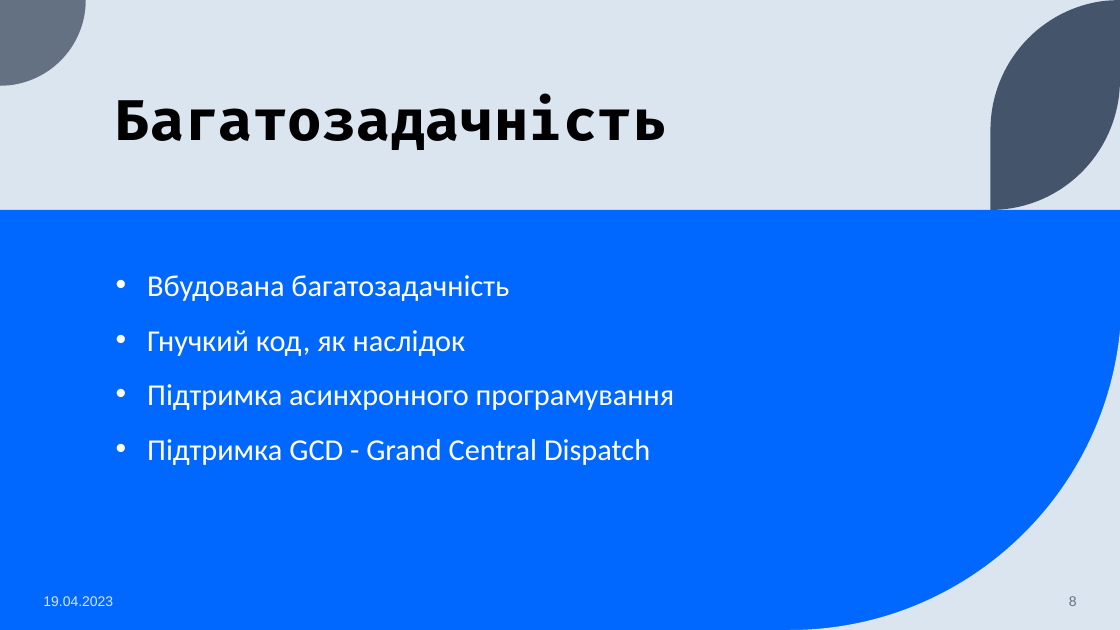
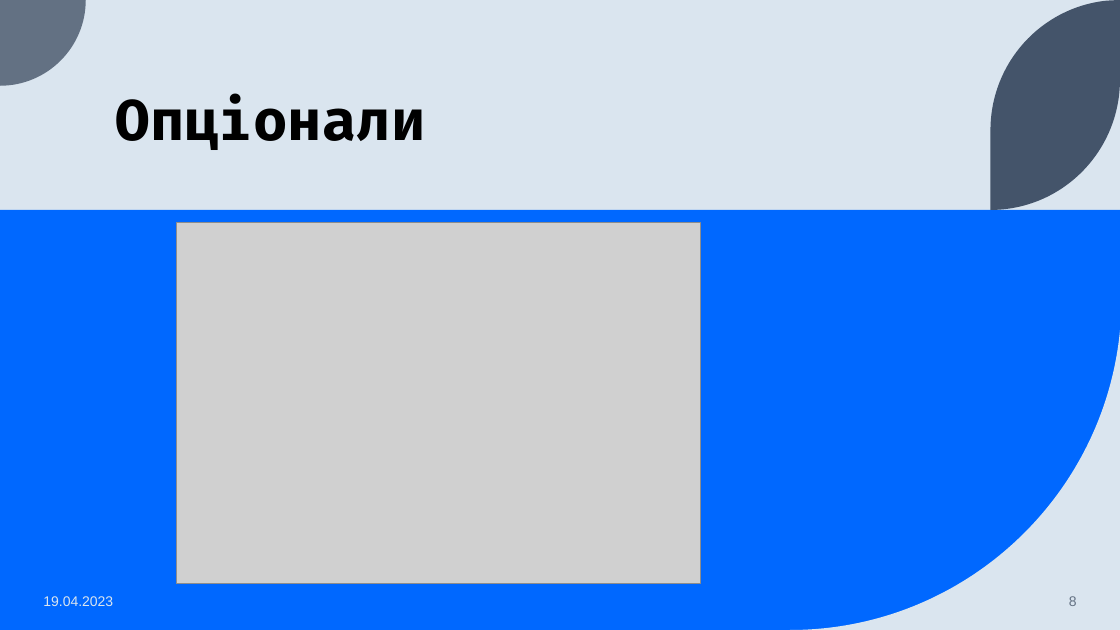
Before and after one commit to seesmof/University-Universytet, a slide deck: slide 8 of year1-term2/SS/ct1/presentation.pptx. Drawn at 1120x630 pixels with LibreOffice and Linux fonts; fonts in the diff are those of the drawing; grey boxes stand for pictures. Boxes give left, top, right and bottom in pixels: in the first picture for what was removed or moved away, otherwise in the second. Text is boxed around its words. In the diff, an @@ line names an element or a change of style, - is before the commit and + after.

```diff
--- a/year1-term2/SS/ct1/presentation.pptx
+++ b/year1-term2/SS/ct1/presentation.pptx
@@ title at box(116, 95, 426, 150): text changed @@
-Багатозадачність
+Опціонали
@@ picture added at box(176, 223, 700, 585) @@
@@ text removed at box(147, 275, 675, 465) @@
-• Вбудована багатозадачність
-• Гнучкий код, як наслідок
-• Підтримка асинхронного програмування
-• Підтримка GCD - Grand Central Dispatch
```
Also in this commit, not shown: 6 other slides changed, 5 slides added, 3 slides removed, 1 other file.
